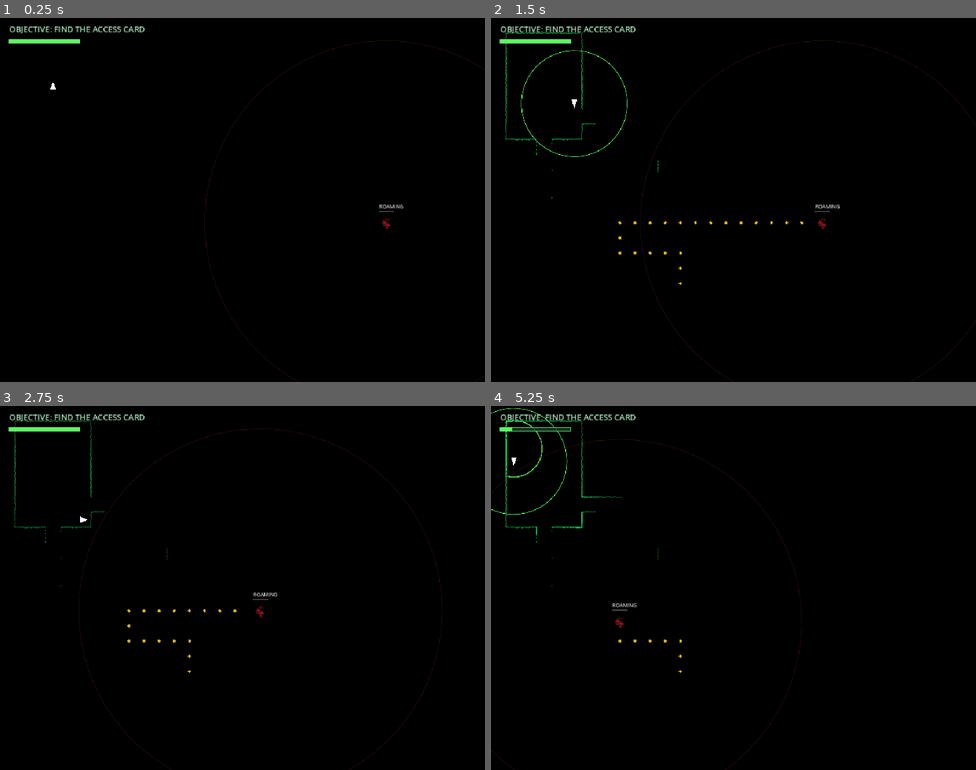
Above: before the commit, frames 1-4 (two rows, left to right).
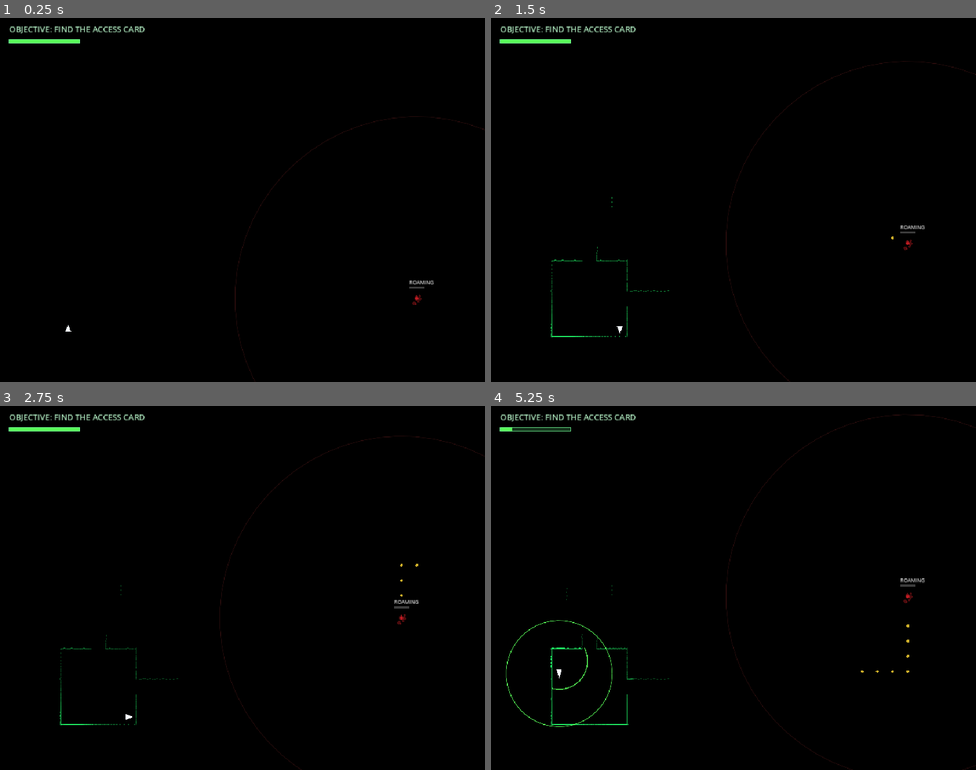
Above: after the commit, the same moments.

Repository: UnderstoodUseYourUsernameHere/Sonar
Game: Godot game, scene res://scenes/main.tscn
The game is run twice, just before and just after one commit, with the same random seed, the same clock (stepped at 60 frames per second) and the same inputs.
Inputs (mouse positions are in pixels of both pictures, inside the frame that each line leads up to):
- Up to frame 1 (0.25 s): no input
- Up to frame 2 (1.5 s): tap Enter at 0.5 s; move the mouse to (840, 181) at 0.52 s; hold Right (move_right) 0.53-1.28 s; tap Space (ping) at 0.6 s; click (840, 181) at 0.67 s; move the mouse to (636, 218) at 1.27 s; hold S (move_down) from 1.28 s (still down); tap Alt at 1.35 s
- Up to frame 3 (2.75 s): move the mouse to (291, 507) at 2.02 s; release S (move_down) at 2.03 s; hold Right (move_right) from 2.03 s (still down); tap Shift at 2.1 s
- Up to frame 4 (5.25 s): move the mouse to (709, 660) at 2.77 s; release Right (move_right) at 2.78 s; hold W (move_up) 2.78-3.53 s; tap one key every 0.75 s from 2.85 s: Space (ping) Alt Shift Space (ping); click (709, 660) at 2.92 s; move the mouse to (879, 642) at 3.52 s; hold Left (move_left) 3.53-5.03 s; move the mouse to (588, 533) at 4.27 s; move the mouse to (757, 588) at 5.02 s; hold S (move_down) from 5.03 s (still down); click (757, 588) at 5.17 s

The runs differ from the first frame. In frame 1, 0.5% of the frame differs, in the area x 10-100%, y 6-100%; in frame 2, 1.1%; in frame 3, 1.0%; in frame 4, 1.4%, in the area x 0-100%, y 0-100%.

Commit message:
feat: map now generates rooms and corridors procedurally

Diff:
--- a/scripts/main.gd
+++ b/scripts/main.gd
@@ -143,6 +143,21 @@
 	"#..........#...........#.......#",
 	"################################"
 ]
+
+const USE_PROCEDURAL_MAP: bool = true
+const GEN_WIDTH: int = 32
+const GEN_HEIGHT: int = 24
+const GEN_MAP_ATTEMPTS: int = 50
+const GEN_ROOM_ATTEMPTS: int = 120
+const GEN_MIN_ROOMS: int = 6
+const GEN_MAX_ROOMS: int = 11
+const GEN_ROOM_MIN_WIDTH: int = 4
+const GEN_ROOM_MAX_WIDTH: int = 8
+const GEN_ROOM_MIN_HEIGHT: int = 3
+const GEN_ROOM_MAX_HEIGHT: int = 6
+const GEN_EXTRA_LOOPS: int = 3
+const GEN_MIN_ENTRANCE_TO_CARD: int = 18
+
 class ScanPoint:
 	var position: Vector2
 	var tangent: Vector2
@@ -188,6 +203,7 @@
 var map_is_valid: bool = false
 
 var map_rows: Array[String] = []
+var map_rng: RandomNumberGenerator = RandomNumberGenerator.new()
 
 var player_cell: Vector2i = Vector2i.ZERO
 var player_draw_position: Vector2 = Vector2.ZERO
@@ -284,7 +300,13 @@
 var monster_path: Array[Vector2i] = []
 
 func _ready() -> void:
-	map_rows = TEST_MAP_ROWS
+	map_rng.randomize()
+
+	if USE_PROCEDURAL_MAP:
+		map_rows = _generate_map()
+	else:
+		map_rows = TEST_MAP_ROWS
+
 	if not _parse_map():
 		set_process(false)
 		return
@@ -469,6 +491,200 @@
 		return false
 	return true
 
+func _generate_map() -> Array[String]:
+	for _attempt in range(GEN_MAP_ATTEMPTS):
+		var rows: Array[String] = _try_generate_map()
+
+		if not rows.is_empty():
+			return rows
+
+	push_warning("Map generation failed! Using test map.")
+	return TEST_MAP_ROWS
+
+func _try_generate_map() -> Array[String]:
+	var rows: Array[String] = []
+	var grid: Array = []
+
+	for y in range(GEN_HEIGHT):
+		var row: Array = []
+		for x in range(GEN_WIDTH):
+			row.append("#")
+		grid.append(row)
+
+	var rooms: Array[Rect2i] = []
+
+	for _attempt in range(GEN_ROOM_ATTEMPTS):
+		var w: int = map_rng.randi_range(GEN_ROOM_MIN_WIDTH, GEN_ROOM_MAX_WIDTH)
+		var h: int = map_rng.randi_range(GEN_ROOM_MIN_HEIGHT, GEN_ROOM_MAX_HEIGHT)
+		var x: int = map_rng.randi_range(1, GEN_WIDTH - w - 1)
+		var y: int = map_rng.randi_range(1, GEN_HEIGHT - h - 1)
+		var room: Rect2i = Rect2i(x, y, w, h)
+
+		if _room_overlaps(room, rooms):
+			continue
+
+		_carve_rect(grid, room)
+		rooms.append(room)
+
+		if rooms.size() >= GEN_MAX_ROOMS:
+			break
+
+	if rooms.size() < GEN_MIN_ROOMS:
+		return rows
+
+	rooms.sort_custom(func(a: Rect2i, b: Rect2i) -> bool: return a.get_center().x + a.get_center().y * 0.5 < b.get_center().x + b.get_center().y * 0.5)
+
+	for i in range(1, rooms.size()):
+		_carve_corridor(grid, rooms[i - 1].get_center(), rooms[i].get_center())
+
+	for _loop in range(GEN_EXTRA_LOOPS):
+		var a: int = map_rng.randi_range(0, rooms.size() - 1)
+		var b: int = map_rng.randi_range(0, rooms.size() - 1)
+
+		if a != b:
+			_carve_corridor(grid, rooms[a].get_center(), rooms[b].get_center())
+
+	for room in rooms:
+		if room.size.x >= 6 and room.size.y >= 5:
+			var center: Vector2i = room.get_center()
+			grid[center.y][center.x] = "#"
+			grid[center.y][center.x - 1] = "#"
+
+	if not _place_markers(grid):
+		return rows
+
+	for y in range(GEN_HEIGHT):
+		var line: String = ""
+		for x in range(GEN_WIDTH):
+			line += grid[y][x]
+		rows.append(line)
+
+	return rows
+
+func _room_overlaps(room: Rect2i, rooms: Array[Rect2i]) -> bool:
+	var padded_room: Rect2i = room.grow(1)
+
+	for other_room in rooms:
+		if padded_room.intersects(other_room):
+			return true
+
+	return false
+
+func _carve_rect(grid: Array, room: Rect2i) -> void:
+	for y in range(room.position.y, room.end.y):
+		for x in range(room.position.x, room.end.x):
+			grid[y][x] = "."
+
+func _carve_corridor(grid: Array, from_cell: Vector2i, to_cell: Vector2i) -> void:
+	if map_rng.randf() < 0.5:
+		for x in range(
+			mini(from_cell.x, to_cell.x),
+			maxi(from_cell.x, to_cell.x) + 1
+		):
+			grid[from_cell.y][x] = "."
+
+		for y in range(
+			mini(from_cell.y, to_cell.y,),
+			maxi(from_cell.y, to_cell.y) + 1
+		):
+			grid[y][to_cell.x] = "."
+	else:
+		for y in range(
+			mini(from_cell.y, to_cell.y),
+			maxi(from_cell.y, to_cell.y) + 1
+		):
+			grid[y][from_cell.x] ="."
+
+		for x in range(
+			mini(from_cell.x, to_cell.x),
+			maxi(from_cell.x, to_cell.x) + 1
+		):
+			grid[to_cell.y][x] = "."
+
+func _grid_distances(grid: Array, start: Vector2i) -> Dictionary:
+	var distances: Dictionary = {start: 0}
+	var queue: Array[Vector2i] = [start]
+	var head: int = 0
+
+	while head < queue.size():
+		var cell: Vector2i = queue[head]
+		head += 1
+
+		for direction in MOVE_ACTIONS.values():
+			var next_cell: Vector2i = cell + direction
+
+			if grid[next_cell.y][next_cell.x] != ".":
+				continue
+
+			if distances.has(next_cell):
+				continue
+
+			distances[next_cell] = distances[cell] + 1
+			queue.append(next_cell)
+	return distances
+
+func _max_distance(distances: Dictionary) -> int:
+	var best: int = 0
+	for value in distances.values():
+		best = maxi(best, value)
+	return best
+
+func _place_markers(grid: Array) -> bool:
+	var floor_cells: Array[Vector2i] = []
+
+	for y in range(GEN_HEIGHT):
+		for x in range(GEN_WIDTH):
+			if grid[y][x] == ".":
+				floor_cells.append(Vector2i(x, y))
+
+	var entrance: Vector2i = floor_cells[map_rng.randi_range(0, floor_cells.size() - 1)]
+	var from_entrance: Dictionary = _grid_distances(grid, entrance)
+
+	if from_entrance.size() != floor_cells.size():
+		return false
+
+	var max_from_entrance: int = _max_distance(from_entrance)
+	var card_options: Array[Vector2i] = []
+
+	for cell in floor_cells:
+		if from_entrance[cell] >= max_from_entrance * 0.6:
+			card_options.append(cell)
+
+	var card: Vector2i = card_options[map_rng.randi_range(0, card_options.size() - 1)]
+
+	if from_entrance[card] < GEN_MIN_ENTRANCE_TO_CARD:
+		return false
+
+	var from_card: Dictionary = _grid_distances(grid, card)
+	var max_from_card: int = _max_distance(from_card)
+	var exit_options: Array[Vector2i] = []
+
+	for cell in floor_cells:
+		if from_card[cell] >= max_from_card * 0.6 and from_entrance[cell] >= 8:
+			exit_options.append(cell)
+
+	if exit_options.is_empty():
+		return false
+
+	var exit: Vector2i = exit_options[map_rng.randi_range(0, exit_options.size() - 1)]
+	var monster_options: Array[Vector2i] = []
+
+	for cell in floor_cells:
+		var near_card: bool = from_card[cell] >= 5 and from_card[cell] <= 10
+		if near_card and from_entrance[cell] >= 14 and cell != exit:
+			monster_options.append(cell)
+
+	if monster_options.is_empty():
+		return false
+
+	var monster: Vector2i = monster_options[map_rng.randi_range(0, monster_options.size() - 1)]
+
+	grid[entrance.y][entrance.x] = "E"
+	grid[card.y][card.x] = "K"
+	grid[exit.y][exit.x] = "X"
+	grid[monster.y][monster.x] = "M"
+	return true
+
 func _build_astar() -> void:
 	astar.region = Rect2i(0, 0, map_width, map_height)
 	astar.diagonal_mode = AStarGrid2D.DIAGONAL_MODE_NEVER
